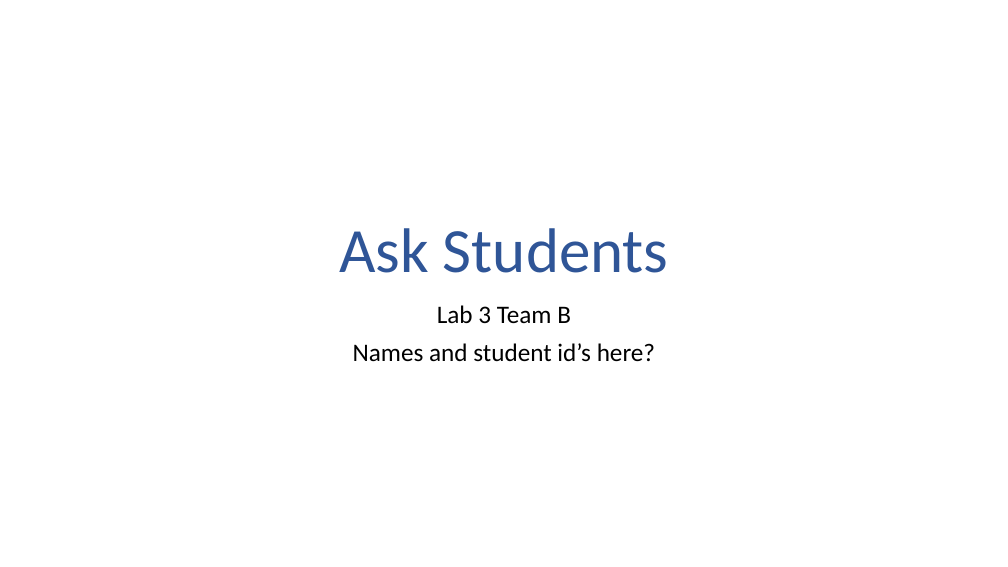
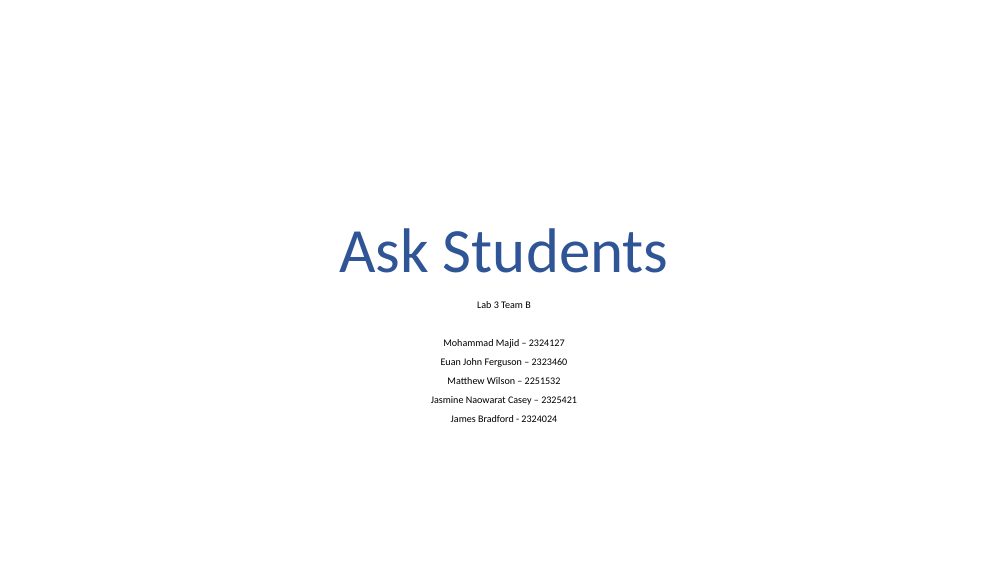
Before and after one commit to 2324127m/Lab3TeamB, a slide deck: slide 1 of Walkthrough/Walkthrough.pptx. Drawn at 1008x567 pixels with LibreOffice and Linux fonts; fonts in the diff are those of the drawing. Boxes give left, top, right and bottom in pixels: in the first picture for what was removed or moved away, otherwise in the second. Text is boxed around its words. In the diff, an @@ line names an element or a change of style, - is before the commit and + after.

```diff
--- a/Walkthrough/Walkthrough.pptx
+++ b/Walkthrough/Walkthrough.pptx
@@ subtitle at bbox=[477, 301, 530, 308]: size 24 to 9.6 pt in "Lab 3 Team B"; line spacing 0.9 to 0.7 @@
@@ subtitle at bbox=[431, 339, 577, 422]: text changed; size 24 to 9.6 pt @@
-Names and student id’s here?
+Mohammad Majid – 2324127
+Euan John Ferguson – 2323460
+Matthew Wilson – 2251532
+Jasmine Naowarat Casey – 2325421
+James Bradford - 2324024
```
Also in this commit, not shown: 3 other slides changed, 3 other files.
